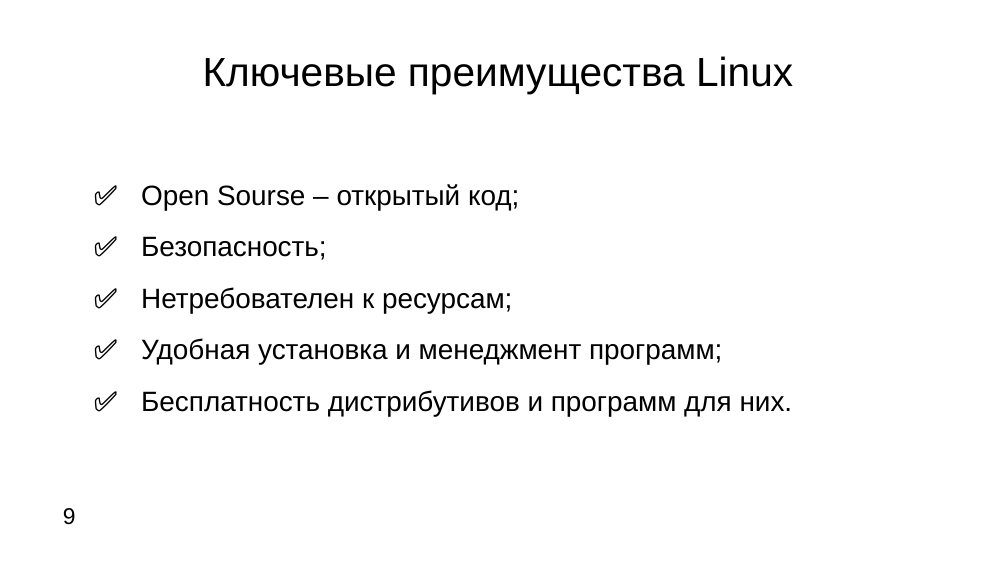
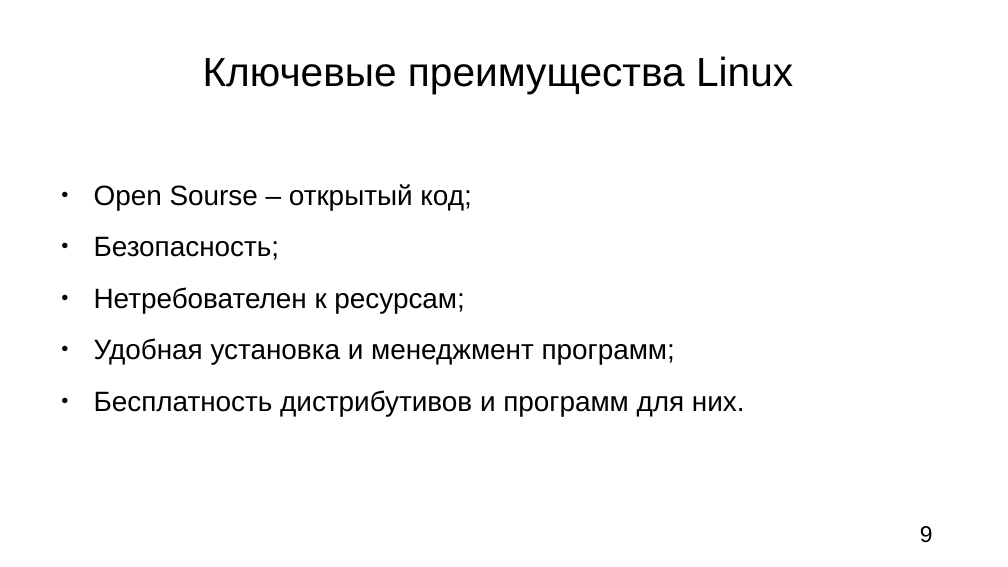
Before and after one commit to Ionova-Darya/digital-fundamentals, a slide deck: slide 9 of documents/Linux_vs_Windows.odp. Drawn at 1008x567 pixels with LibreOffice and Linux fonts; fonts in the diff are those of the drawing. Boxes give left, top, right and bottom in pixels: in the first picture for what was removed or moved away, otherwise in the second. Text is boxed around its words. In the diff, an @@ line names an element or a change of style, - is before the commit and + after.

```diff
--- a/documents/Linux_vs_Windows.odp
+++ b/documents/Linux_vs_Windows.odp
@@ text at (x1=94, y1=184, x2=745, y2=416): text changed @@
-✅ Open Sourse – открытый код;
-✅ Безопасность;
-✅ Нетребователен к ресурсам;
-✅ Удобная установка и менеджмент программ;
-✅ Бесплатность дистрибутивов и программ для них.
+● Open Sourse – открытый код;
+● Безопасность;
+● Нетребователен к ресурсам;
+● Удобная установка и менеджмент программ;
+● Бесплатность дистрибутивов и программ для них.
@@ page number moved from (x1=63, y1=508, x2=76, y2=525) to (x1=920, y1=526, x2=933, y2=543) @@
```
Also in this commit, not shown: 12 other slides changed.
